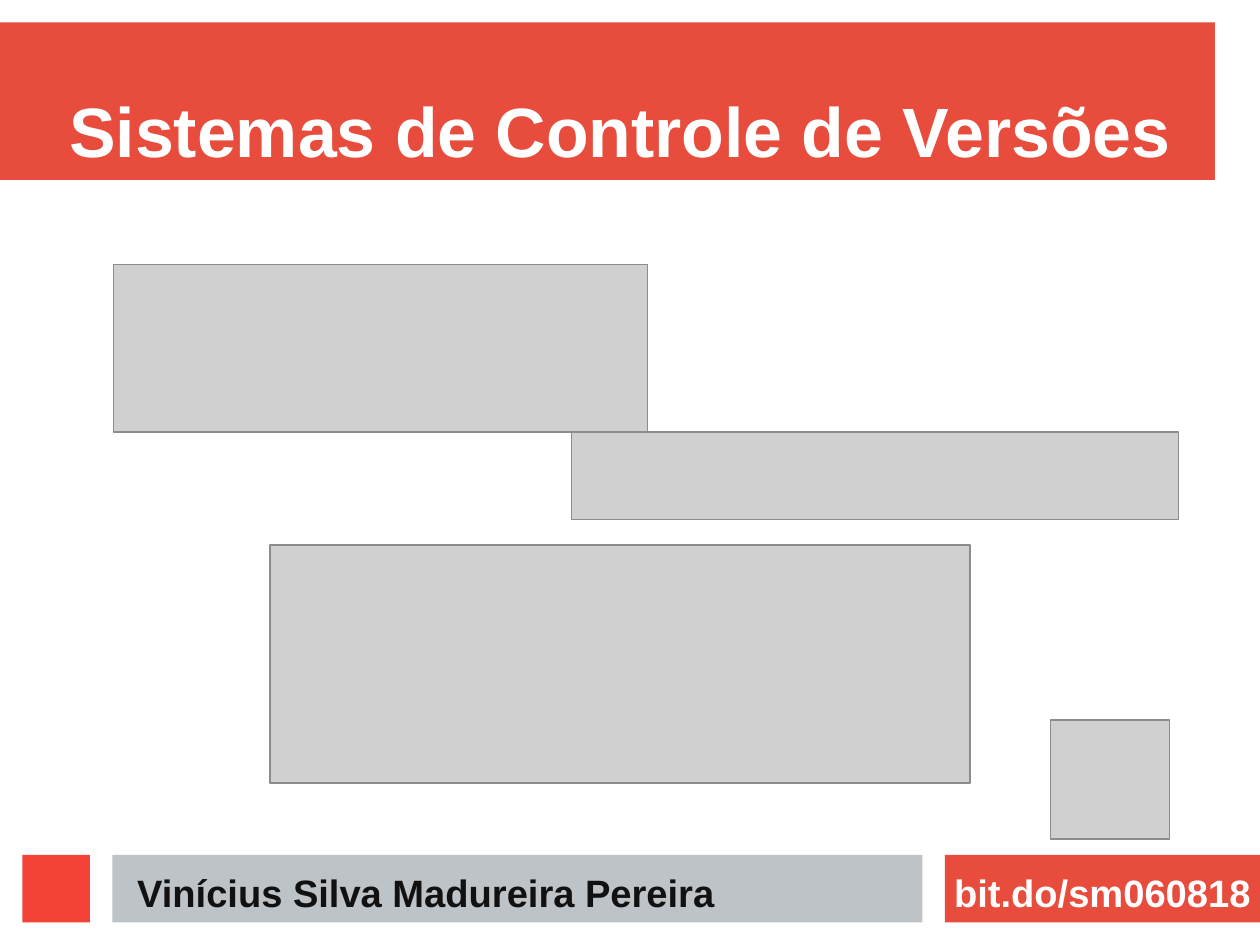
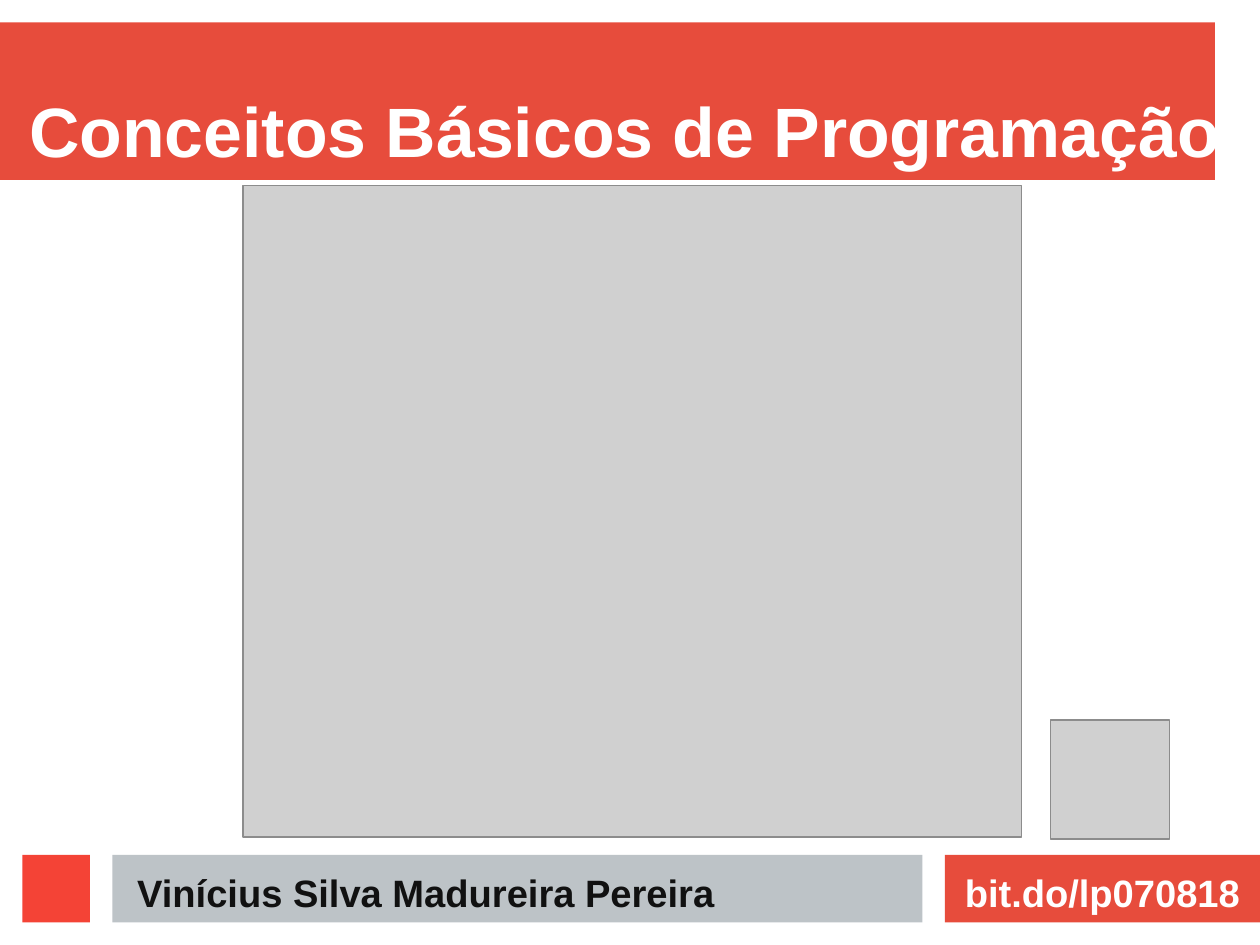
Before and after one commit to ViniciusMadureira/etec, a slide deck: slide 1 of apresentacao.odp. Drawn at 1260x945 pixels with LibreOffice and Linux fonts; fonts in the diff are those of the drawing; grey boxes stand for pictures. Boxes give left, top, right and bottom in pixels: in the first picture for what was removed or moved away, otherwise in the second. Text is boxed around its words. In the diff, an @@ line names an element or a change of style, - is before the commit and + after.

```diff
--- a/apresentacao.odp
+++ b/apresentacao.odp
@@ title at <box>29,101,1220,170</box>: text changed @@
-Sistemas de Controle de Versões
+Conceitos Básicos de Programação
@@ picture: place and size @@
-picture at <box>270,545,970,783</box>
+picture at <box>244,185,1022,837</box>
@@ picture removed at <box>113,264,648,432</box> @@
@@ picture removed at <box>572,432,1180,519</box> @@
@@ text at <box>965,879,1240,915</box>: text changed @@
-bit.do/sm060818
+bit.do/lp070818
```
Also in this commit, not shown: 8 other slides changed, 10 slides added, 1 slide removed, 1 other file.
